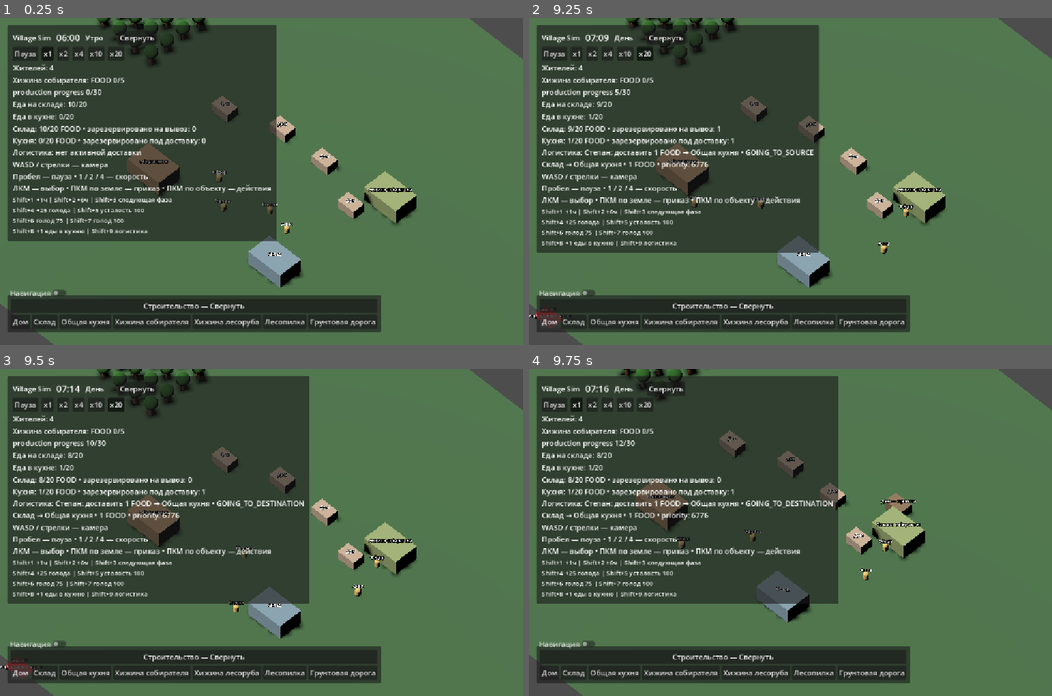
Above: before the commit, frames 1-4 (two rows, left to right).
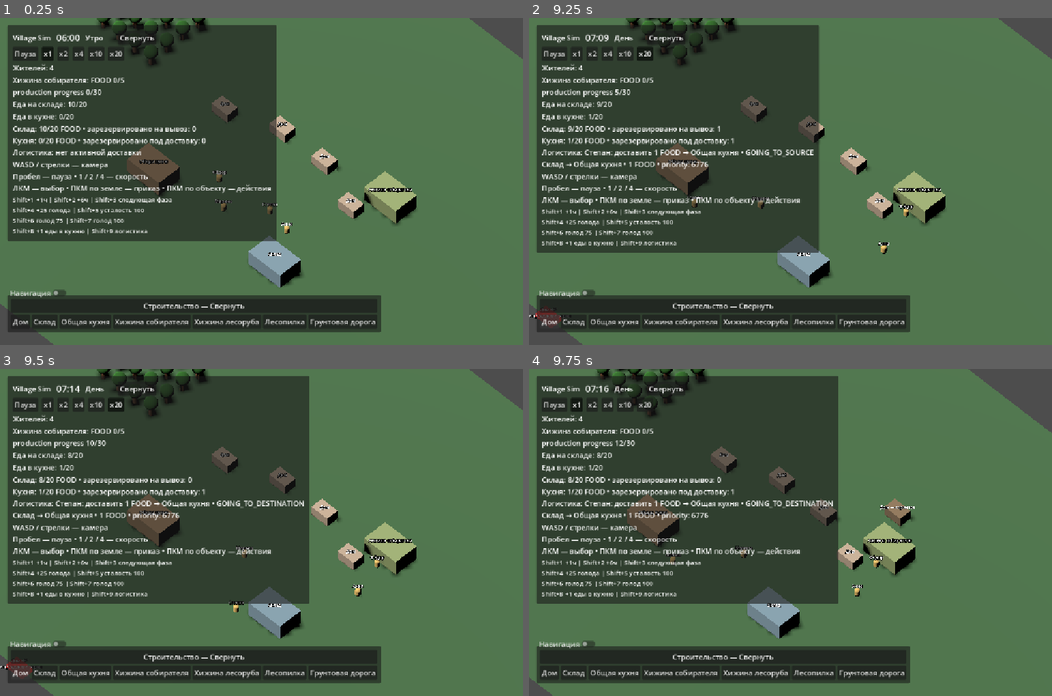
Above: after the commit, the same moments.

Repository: vladlopata5/village-sim
Game: Godot game, scene res://scenes/main_3d.tscn
The game is run twice, just before and just after one commit, with the same random seed, the same clock (stepped at 60 frames per second) and the same inputs.
Inputs (mouse positions are in pixels of both pictures, inside the frame that each line leads up to):
- Up to frame 1 (0.25 s): no input
- Up to frame 2 (9.25 s): click "Свернуть" at 0.5 s; click "Развернуть" at 1.25 s; click "Пауза" at 2 s; click "Продолжить" at 2.75 s; click "x1" at 3.5 s; click "x2" at 4.25 s; click "x4" at 5 s; click "x10" at 5.75 s; click "x20" at 6.5 s; click "Строительство — Свернуть" at 7.25 s; click "Строительство — Развернуть" at 8 s; click "Дом" at 8.75 s
- Up to frame 3 (9.5 s): no input
- Up to frame 4 (9.75 s): tap Enter at 9.5 s; move the mouse to (905, 516) at 9.52 s; hold D from 9.53 s (still down); tap 1 at 9.6 s; click (905, 516) at 9.67 s

Frames 1-3 are identical in both runs. In frame 4, 8.2% of the frame differs, in the area x 0-100%, y 0-100%.

Commit message:
Make keyboard camera pan relative to camera orientation

Diff:
--- a/scripts/prototypes/prototype_camera_3d.gd
+++ b/scripts/prototypes/prototype_camera_3d.gd
@@ -1,5 +1,4 @@
 extends Camera3D
-const Coordinates = preload("res://scripts/prototypes/plane_coordinates.gd")
 @export var movement_speed: float = 12.0
 @export var zoom_step: float = 2.0
 @export var min_zoom: float = 8.0
@@ -12,8 +11,14 @@
 	if Input.is_physical_key_pressed(KEY_S) or Input.is_physical_key_pressed(KEY_DOWN): direction.y += 1.0
 	pan(direction, delta)
 func pan(direction: Vector2, delta: float) -> void:
-	var point := Coordinates.to_sim(position) + direction.limit_length() * movement_speed * maxf(delta, 0.0)
-	position = Coordinates.to_world(point, position.y)
+	var right := global_basis.x
+	var forward := -global_basis.z
+	right.y = 0.0
+	forward.y = 0.0
+	right = right.normalized()
+	forward = forward.normalized()
+	var movement := (right * direction.x - forward * direction.y).limit_length()
+	global_position += movement * movement_speed * maxf(delta, 0.0)
 func zoom(steps: float) -> void:
 	size = clampf(size - steps * zoom_step, min_zoom, max_zoom)
 func _unhandled_input(event: InputEvent) -> void:
--- a/tests/test_2_5d_prototype.gd
+++ b/tests/test_2_5d_prototype.gd
@@ -132,10 +132,33 @@
 	check(camera.size == camera.min_zoom, "Zoom-in is bounded")
 	camera.zoom(-100)
 	check(camera.size == camera.max_zoom, "Zoom-out is bounded")
-	var height: float = camera.position.y
-	var original: Vector2 = Coordinates.to_sim(camera.position)
-	camera.pan(Vector2(1, 0), 1.0)
-	check(camera.position.y == height and Coordinates.to_sim(camera.position) == original + Vector2(camera.movement_speed, 0), "Camera pan operates only on X/Z")
+	check_camera_pan(camera)
 	scene.free()
 	print("2.5D prototype: %d checks, %d failures" % [checks, failures])
 	quit(1 if failures > 0 else 0)
+
+func check_camera_pan(camera: Camera3D) -> void:
+	var original_position := camera.global_position
+	var original_rotation := camera.rotation_degrees
+	var original_size := camera.size
+	# Screen projection checks are independent of hardcoded world directions.
+	for yaw in [45.0, -20.0, 110.0]:
+		camera.rotation_degrees.y = yaw
+		for zoom_size in [camera.min_zoom, camera.max_zoom]:
+			camera.size = zoom_size
+			for direction in [Vector2.UP, Vector2.DOWN, Vector2.LEFT, Vector2.RIGHT, Vector2(1,-1), Vector2(-1,-1), Vector2(1,1), Vector2(-1,1)]:
+				camera.global_position = original_position
+				var screen_before := camera.unproject_position(Vector3.ZERO)
+				camera.pan(direction, 0.25)
+				var displacement := camera.global_position-original_position
+				var screen_delta := camera.unproject_position(Vector3.ZERO)-screen_before
+				check(is_zero_approx(displacement.y) and is_equal_approx(displacement.length(),camera.movement_speed*0.25),"Camera pan preserves height and speed, including diagonals")
+				check((is_zero_approx(direction.x) and absf(screen_delta.x)<0.001) or screen_delta.x*direction.x<0,"Camera horizontal pan follows screen orientation at any yaw/zoom")
+				check((is_zero_approx(direction.y) and absf(screen_delta.y)<0.001) or screen_delta.y*direction.y<0,"Camera vertical pan follows projected forward at any yaw/zoom")
+	camera.global_position = original_position
+	camera.pan(Vector2.RIGHT, -1.0)
+	check(camera.global_position.is_equal_approx(original_position),"Negative delta cannot pan camera")
+	camera.pan(Vector2.ZERO, 1.0)
+	check(camera.global_position.is_equal_approx(original_position),"No input leaves camera unchanged")
+	camera.rotation_degrees = original_rotation
+	camera.size = original_size
